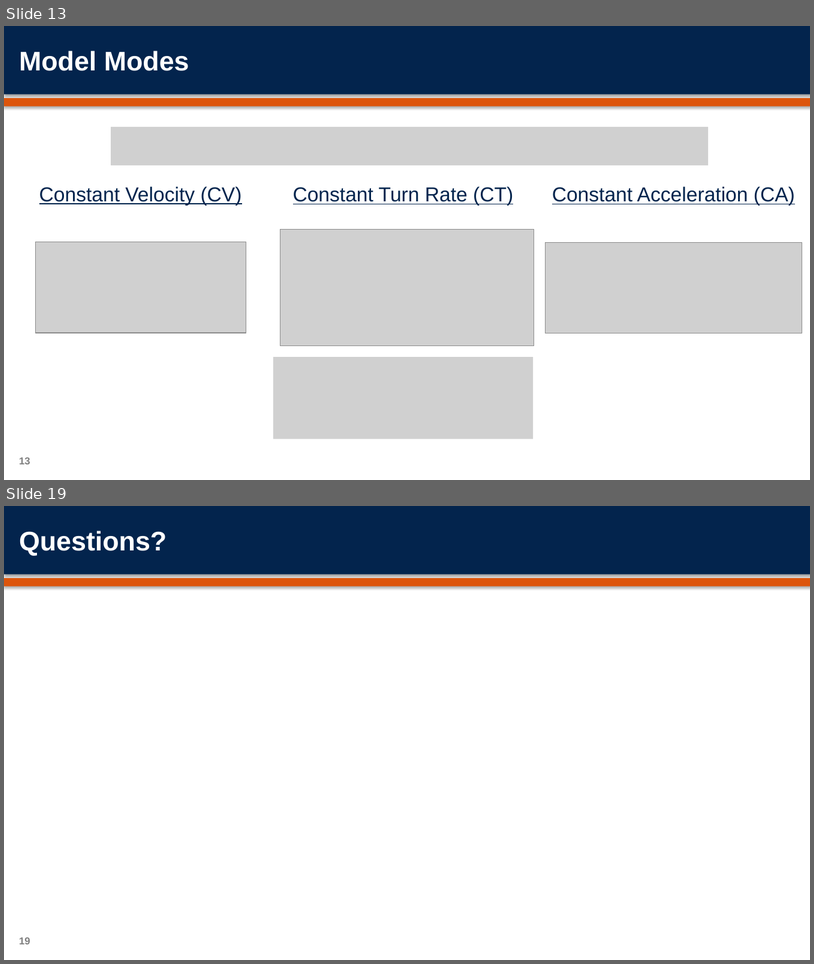
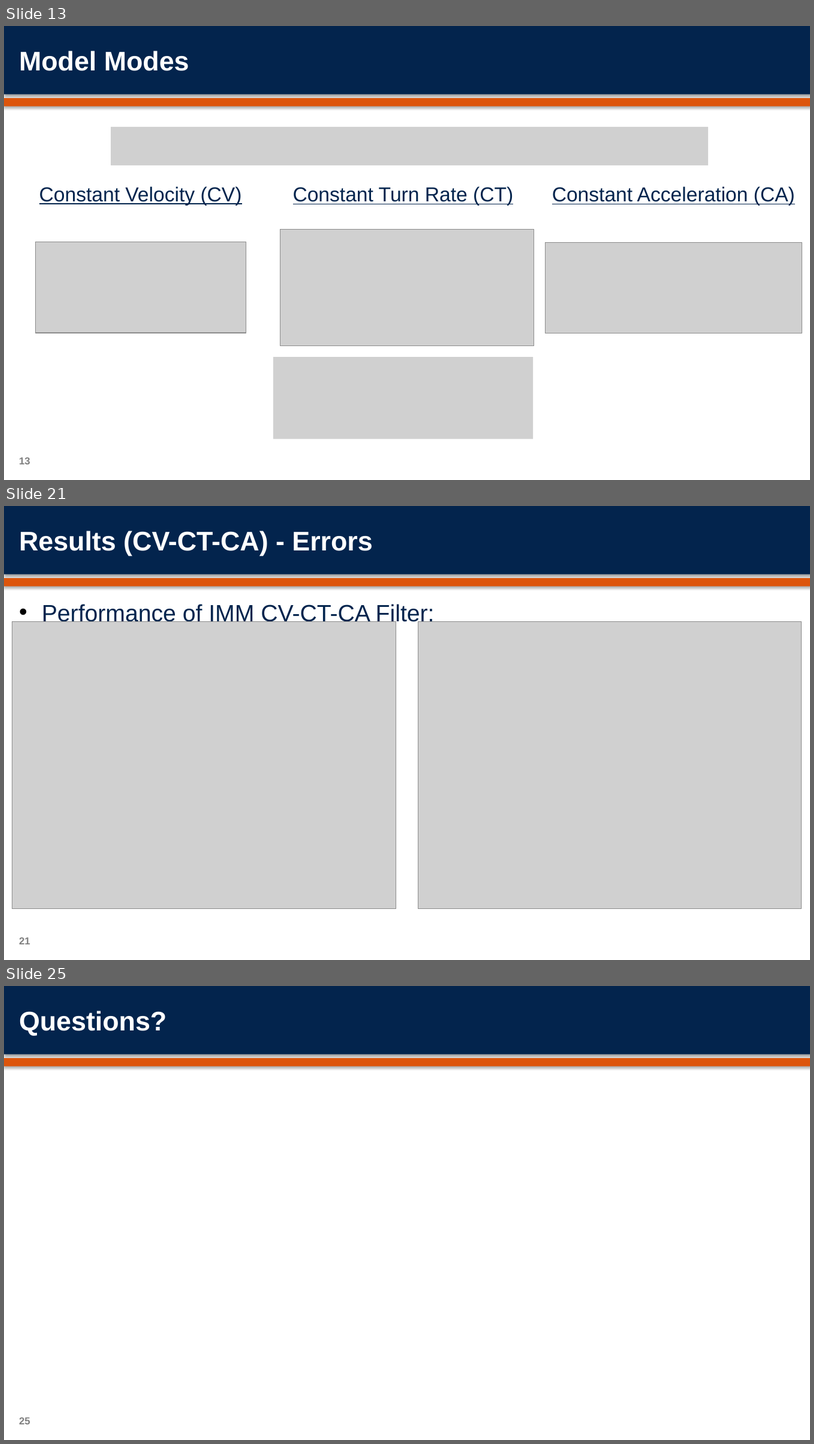
Before and after one commit to orenmillerrr/Optimal-Final-Project, a slide deck: report/OptimalFinalPresentation.pptx. Shown one above the other, each under a label of ours: slides 13 and 19 before the commit, slides 13, 21 and 25 after it; the slides between them are not shown. The pictures are 814x964 and 814x1444 pixels, drawn with LibreOffice and Linux fonts; fonts in the diff are those of the drawing; grey boxes stand for pictures; background and template pictures are left out. Boxes give left, top, right and bottom in pixels: in the first picture for what was removed or moved away, otherwise in the second. Text is boxed around its words. In the diff, an @@ line names an element or a change of style, - is before the commit and + after.

```diff
--- a/report/OptimalFinalPresentation.pptx
+++ b/report/OptimalFinalPresentation.pptx
@@ slide 21 added at <box>4,506,810,960</box>, background #FFFFFF; not listed: 2 template elements that a slide beside it also shows @@
@@ title added at <box>19,531,372,555</box>, 32 pt, text #FFFFFF, bold @@
+Results (CV-CT-CA) - Errors
@@ text added at <box>42,603,435,626</box>, 28 pt, text #03244D @@
+• Performance of IMM CV-CT-CA Filter:
@@ picture added at <box>12,622,396,909</box> @@
@@ picture added at <box>419,622,801,909</box> @@
@@ page number added at <box>19,937,30,944</box>, 12 pt, text #7F7F7F, bold @@
+21
@@ what was slide 19 is now slide 25 @@
@@ page number at <box>19,1417,30,1424</box>: text changed @@
-19
+25
```
Also in this commit, not shown: 11 slides changed, 7 other slides added, 2 slides removed, 38 other files.
